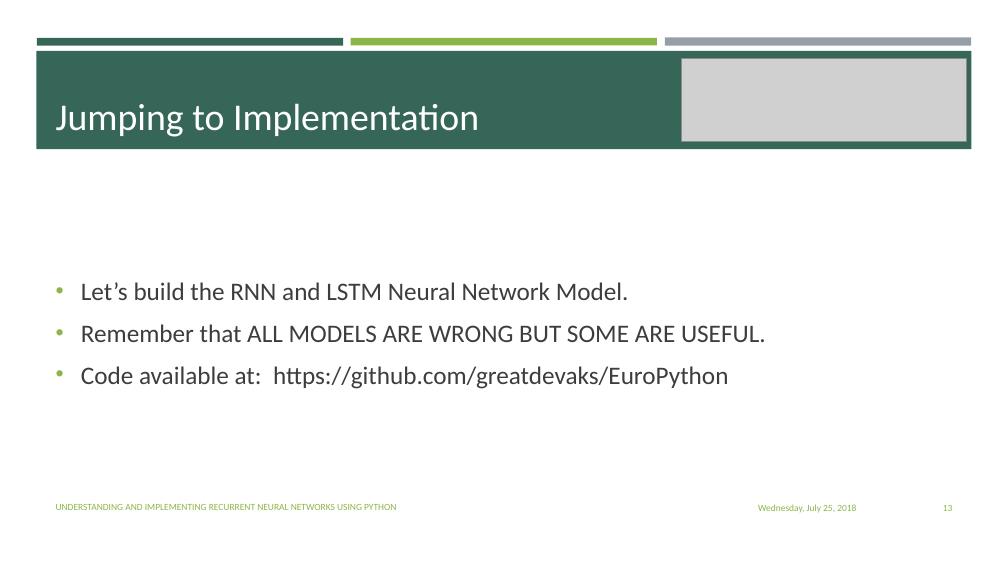
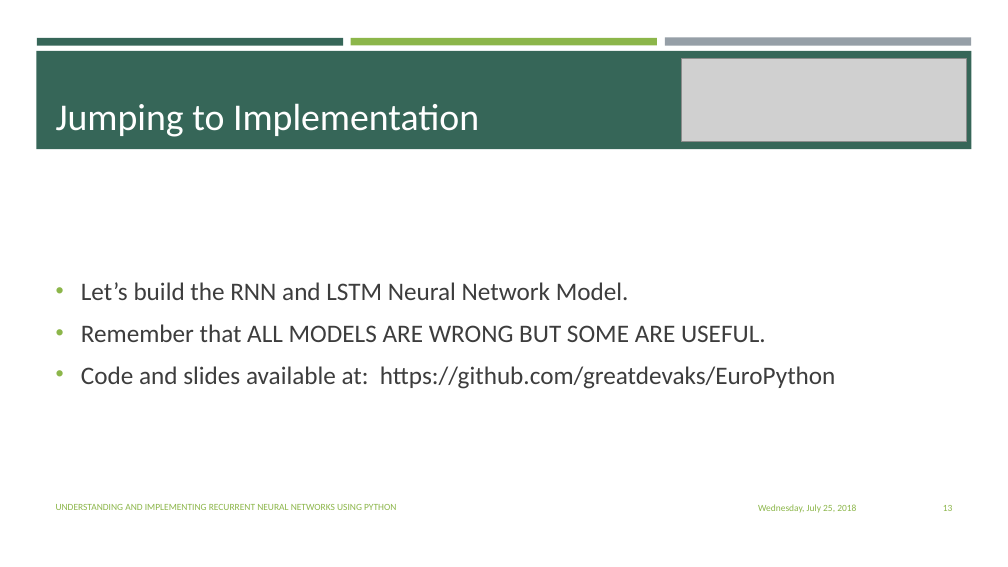
Before and after one commit to greatdevaks/EuroPython, a slide deck: slide 13 of EuroPython_Edinburgh_2018.pptx. Drawn at 1008x567 pixels with LibreOffice and Linux fonts; fonts in the diff are those of the drawing; grey boxes stand for pictures. Boxes give left, top, right and bottom in pixels: in the first picture for what was removed or moved away, otherwise in the second. Text is boxed around its words. In the diff, an @@ line names an element or a change of style, - is before the commit and + after.

Commit message:
Slide updated

```diff
--- a/EuroPython_Edinburgh_2018.pptx
+++ b/EuroPython_Edinburgh_2018.pptx
@@ text at box(81, 366, 835, 389): text changed @@
-• Code available at: https://github.com/greatdevaks/EuroPython
+• Code and slides available at: https://github.com/greatdevaks/EuroPython
```
